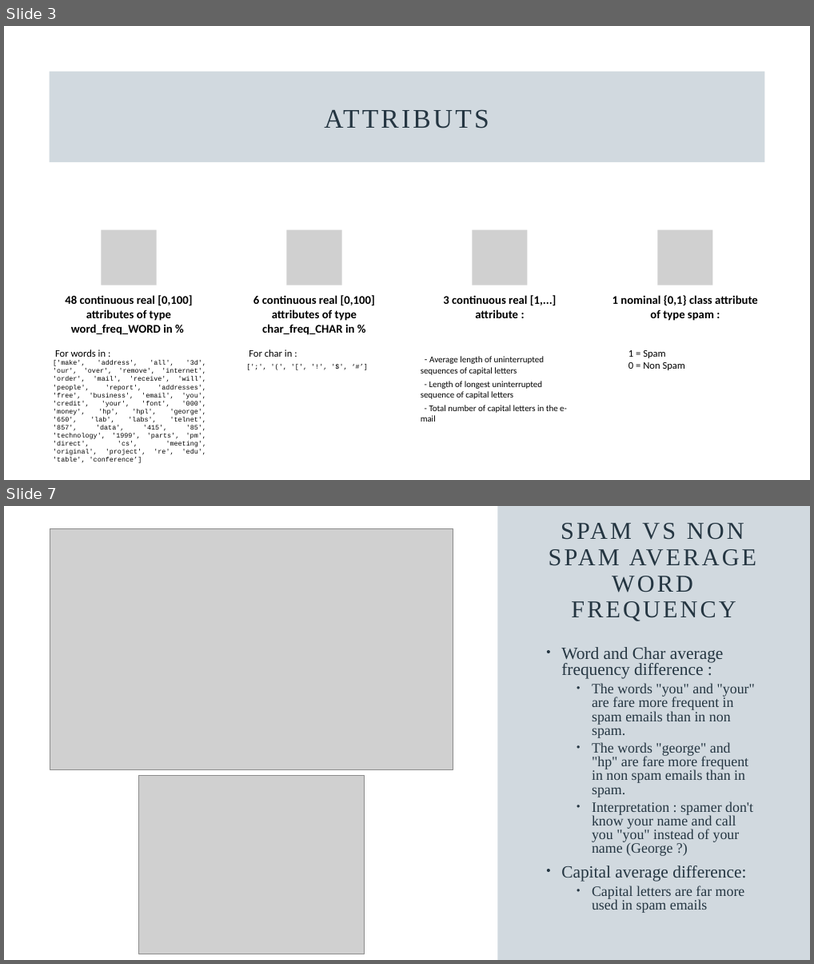
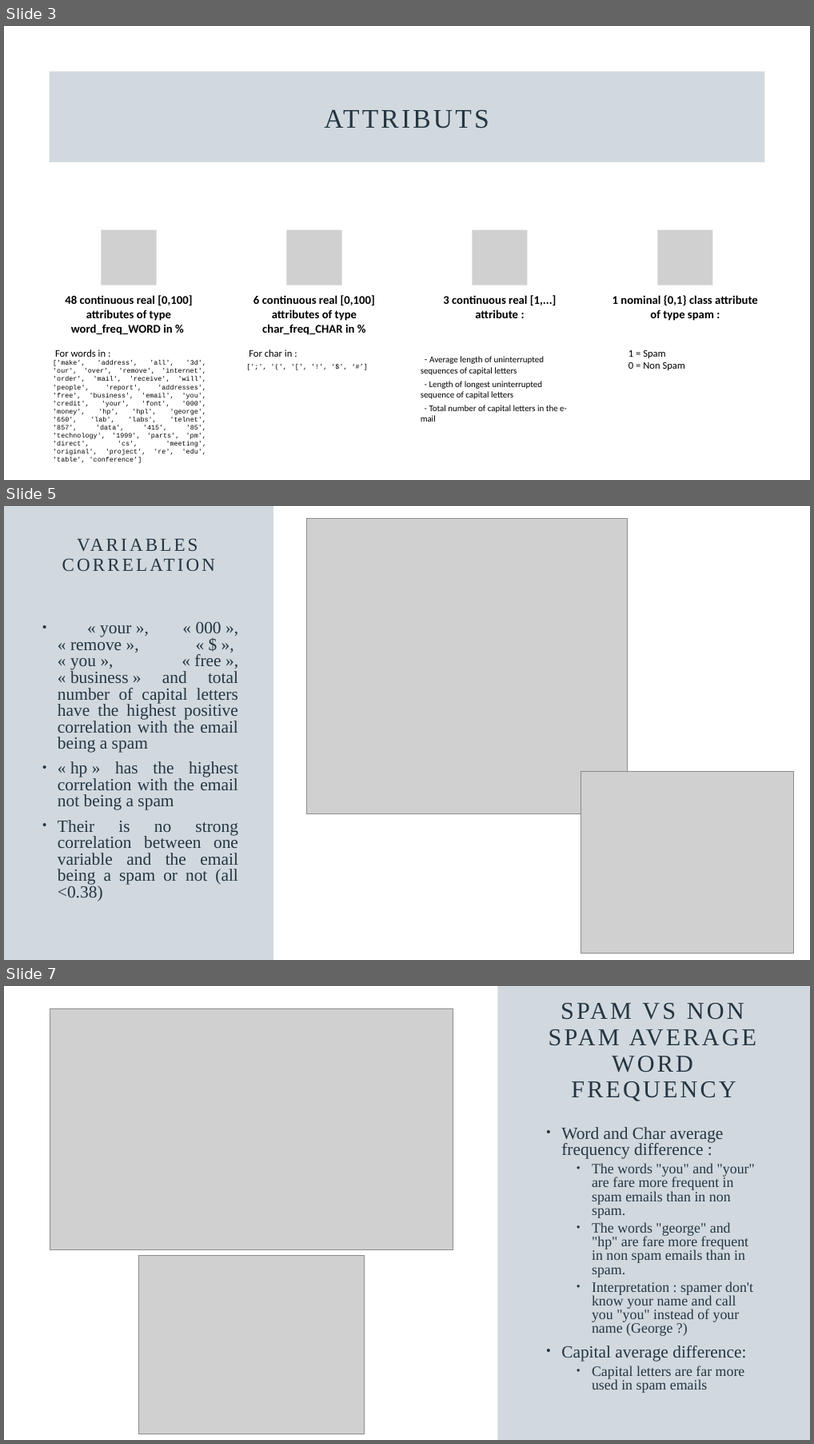
Before and after one commit to Ulysse3311/spambase, a slide deck: SPAMBASE.pptx. Shown one above the other, each under a label of ours: slides 3 and 7 before the commit, slides 3, 5 and 7 after it; the slides between them are not shown. The pictures are 814x964 and 814x1444 pixels, drawn with LibreOffice and Linux fonts; fonts in the diff are those of the drawing; grey boxes stand for pictures. Boxes give left, top, right and bottom in pixels: in the first picture for what was removed or moved away, otherwise in the second. Text is boxed around its words. In the diff, an @@ line names an element or a change of style, - is before the commit and + after.

```diff
--- a/SPAMBASE.pptx
+++ b/SPAMBASE.pptx
@@ slide 5 added at (4,506,810,960), background #FFFFFF @@
@@ rectangle added at (4,506,274,960), fill #486B83 at 25% opacity @@
@@ title added at (50,524,228,586), 22 pt, text #243541 @@
+VARIABLES CORRELATION
@@ picture added at (307,519,628,814) @@
@@ text added at (58,622,238,901), 20.4 pt, text #243541 @@
+• « your », « 000 », « remove », « $ », « you », « free », « business » and total number of capital letters have the highest positive correlation with the email being a spam
+• « hp » has the highest correlation with the email not being a spam
+• Their is no strong correlation between one variable and the email being a spam or not (all <0.38)
@@ picture added at (581,771,794,953) @@
```
Also in this commit, not shown: 3 slides changed, 2 slides removed.
